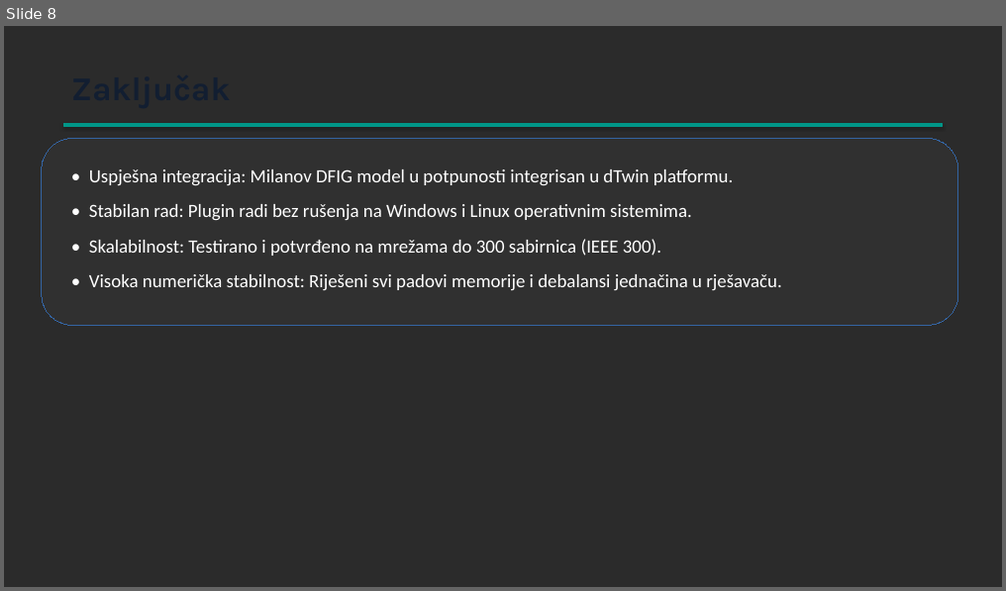
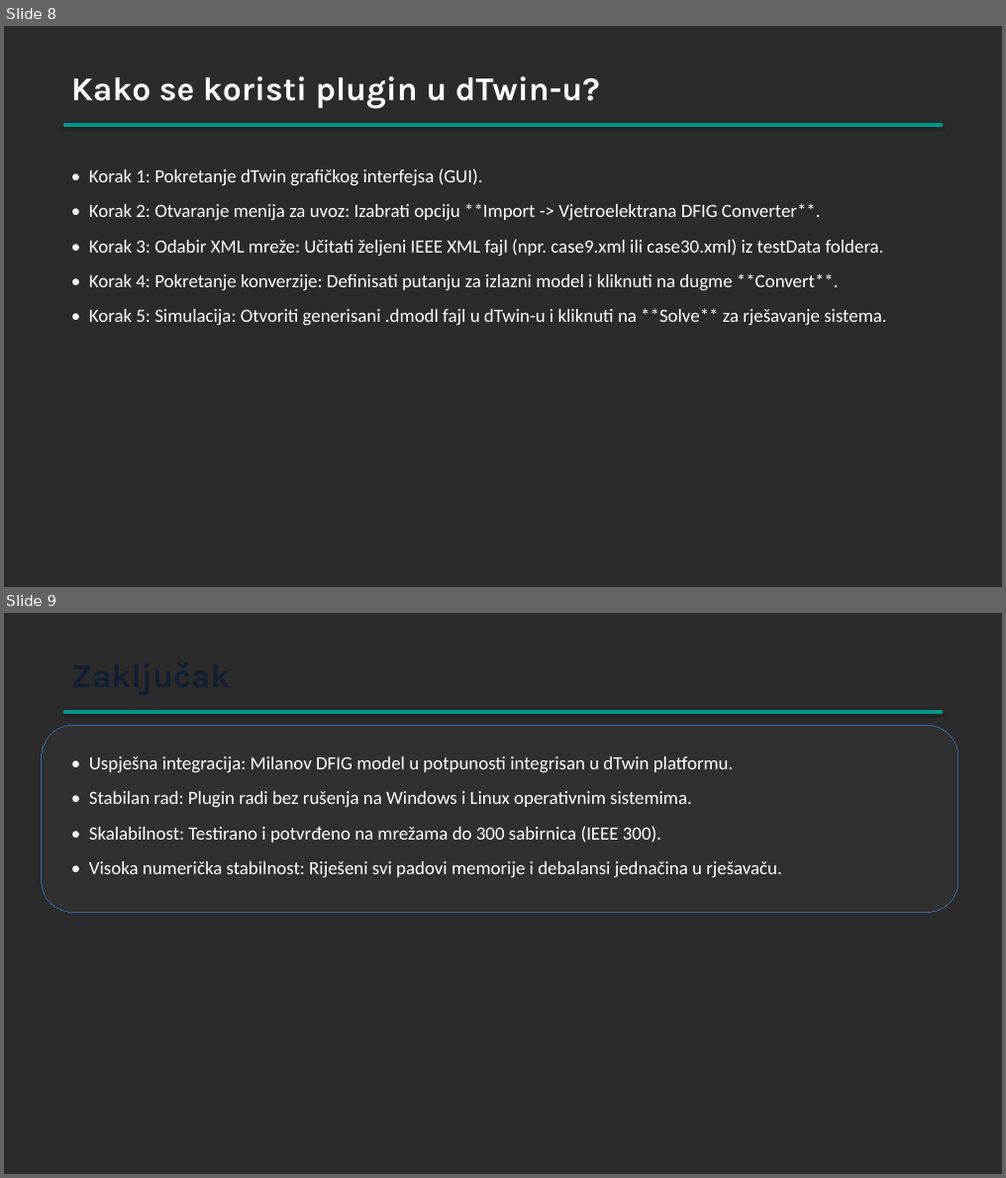
Before and after one commit to abudabiduba/SREES_2026_Gilic_VDFIG, a slide deck: presentation/DFIG_Presentation.odp. Shown one above the other, each under a label of ours: slide 8 before the commit, slides 8 and 9 after it. The pictures are 1006x591 and 1006x1178 pixels, drawn with LibreOffice and Linux fonts; fonts in the diff are those of the drawing; background and template pictures are left out; a plain dark background stands for a picture behind light text. Boxes give left, top, right and bottom in pixels: in the first picture for what was removed or moved away, otherwise in the second. Text is boxed around its words. In the diff, an @@ line names an element or a change of style, - is before the commit and + after.

Commit message:
Update DFIG presentations with user edits

```diff
--- a/presentation/DFIG_Presentation.odp
+++ b/presentation/DFIG_Presentation.odp
@@ slide 8 added at (4, 26, 1002, 587), background picture (left out) @@
@@ text added at (71, 76, 600, 108), 32 pt, text #FFFFFF, bold @@
+Kako se koristi plugin u dTwin-u?
@@ rectangle added at (63, 123, 943, 126), fill #009688, outline #009688 0.74 pt @@
@@ text added at (89, 169, 886, 326), 18 pt, text #FFFFFF @@
+• Korak 1: Pokretanje dTwin grafičkog interfejsa (GUI).
+• Korak 2: Otvaranje menija za uvoz: Izabrati opciju **Import -> Vjetroelektrana DFIG Converter**.
+• Korak 3: Odabir XML mreže: Učitati željeni IEEE XML fajl (npr. case9.xml ili case30.xml) iz testData foldera.
+• Korak 4: Pokretanje konverzije: Definisati putanju za izlazni model i kliknuti na dugme **Convert**.
+• Korak 5: Simulacija: Otvoriti generisani .dmodl fajl u dTwin-u i kliknuti na **Solve** za rješavanje sistema.
@@ what was slide 8 is now slide 9 @@
```
Also in this commit, not shown: 1 other file.
